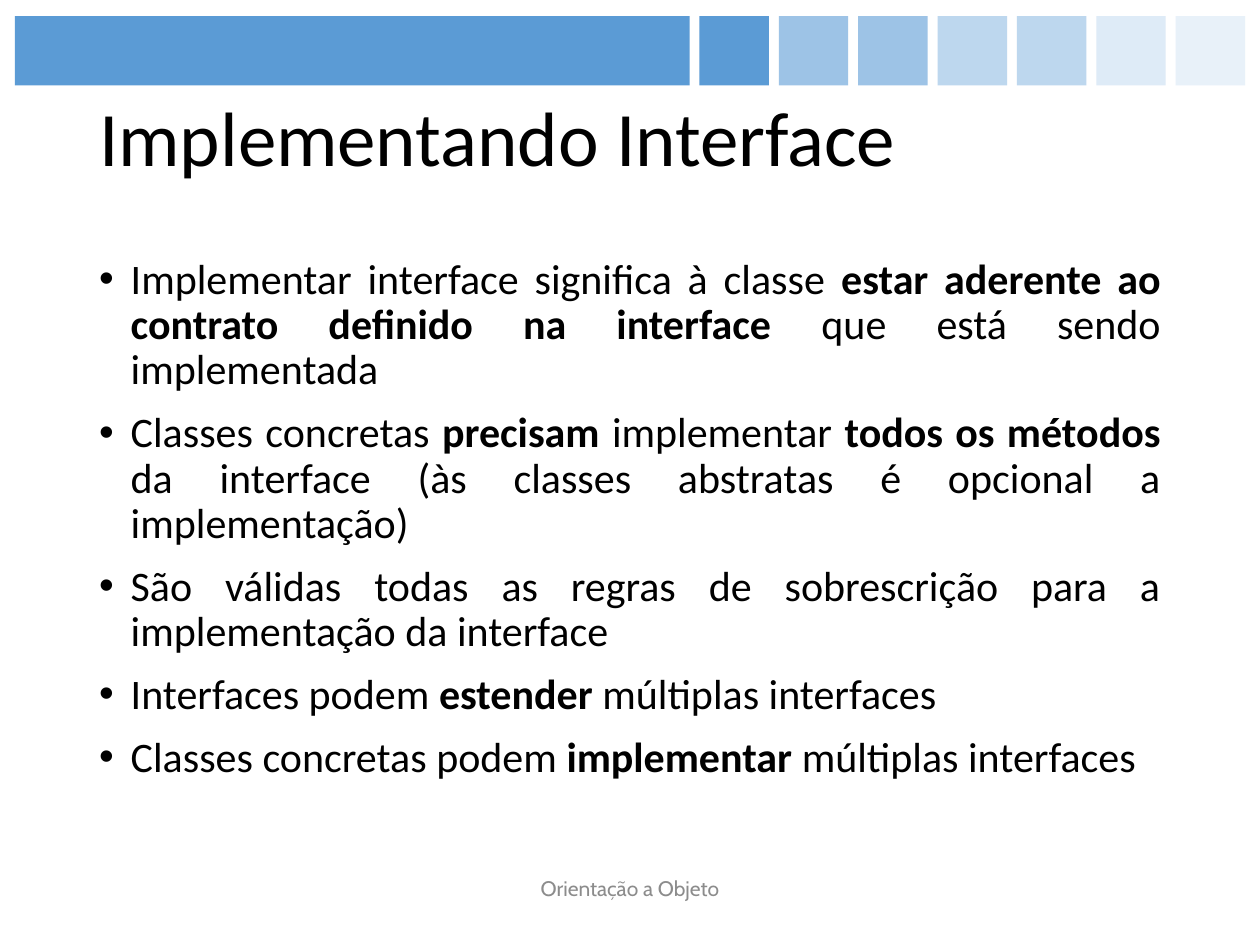
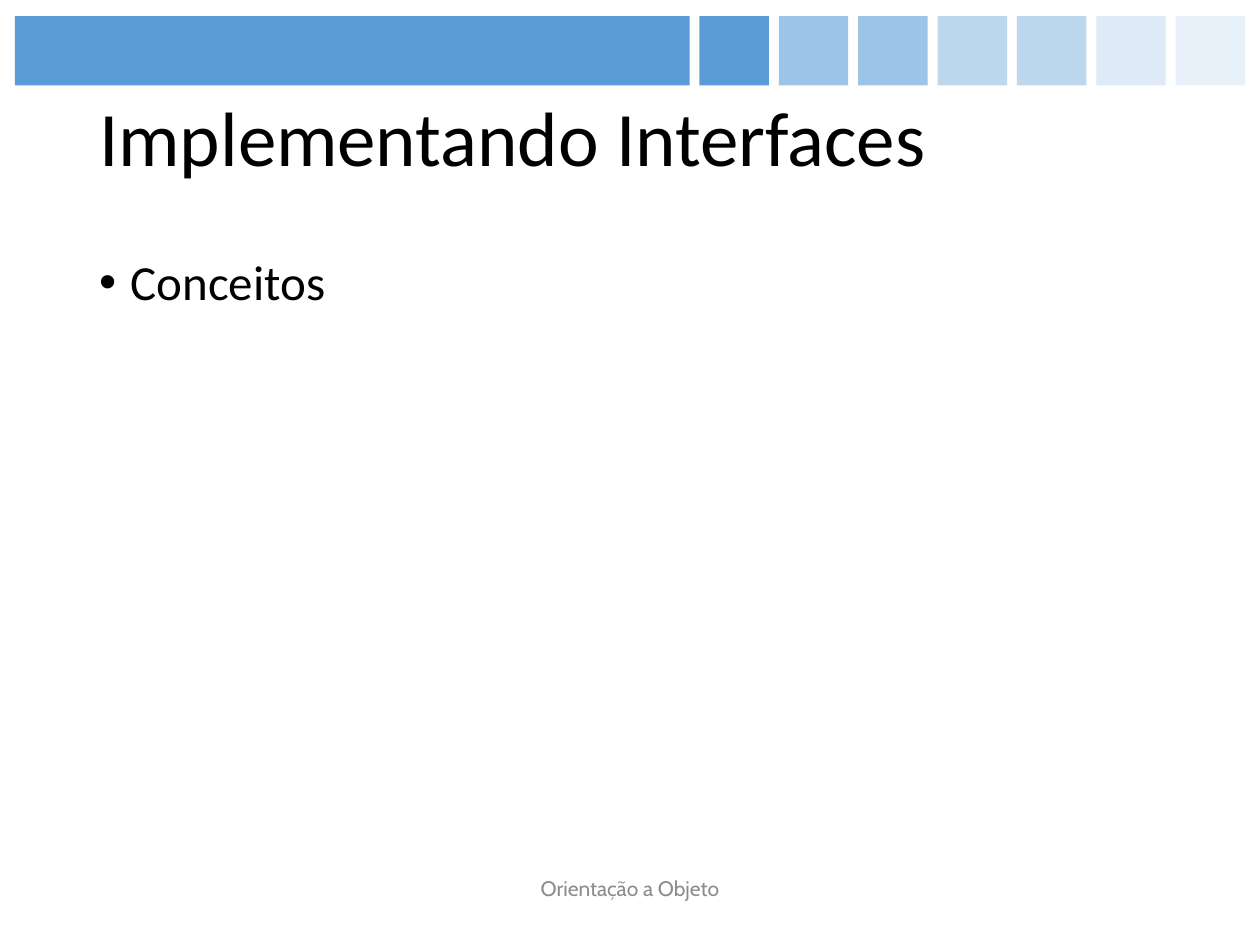
Before and after one commit to figueiredojrr/treinamentoJavaSeOcaAgosto, a slide deck: slide 31 of TreinamentoJavaSeOca/documentos/apresentação/OCA.pptx (slide 42 before the commit). Drawn at 1260x945 pixels with LibreOffice and Linux fonts; fonts in the diff are those of the drawing. Boxes give left, top, right and bottom in pixels: in the first picture for what was removed or moved away, otherwise in the second. Text is boxed around its words. In the diff, an @@ line names an element or a change of style, - is before the commit and + after.

```diff
--- a/TreinamentoJavaSeOca/documentos/apresentação/OCA.pptx
+++ b/TreinamentoJavaSeOca/documentos/apresentação/OCA.pptx
@@ title at box(99, 112, 925, 179): text changed @@
-Implementando Interface
+Implementando Interfaces
@@ text at box(131, 266, 326, 301): text changed; size 24 to 28 pt @@
-• Implementar interface significa à classe estar aderente ao contrato definido na interface que está sendo implementada
-• Classes concretas precisam implementar todos os métodos da interface (às classes abstratas é opcional a implementação)
-• São válidas todas as regras de sobrescrição para a implementação da interface
-• Interfaces podem estender múltiplas interfaces
-• Classes concretas podem implementar múltiplas interfaces
+• Conceitos
```
Also in this commit, not shown: 23 other slides changed, 5 slides added, 15 slides removed.
